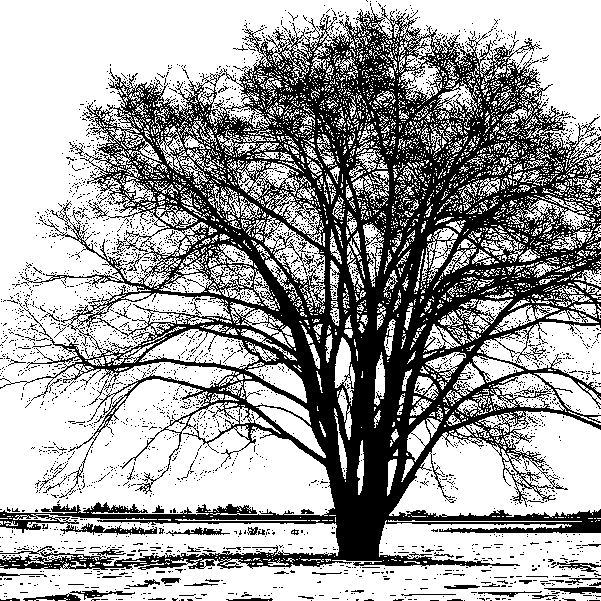
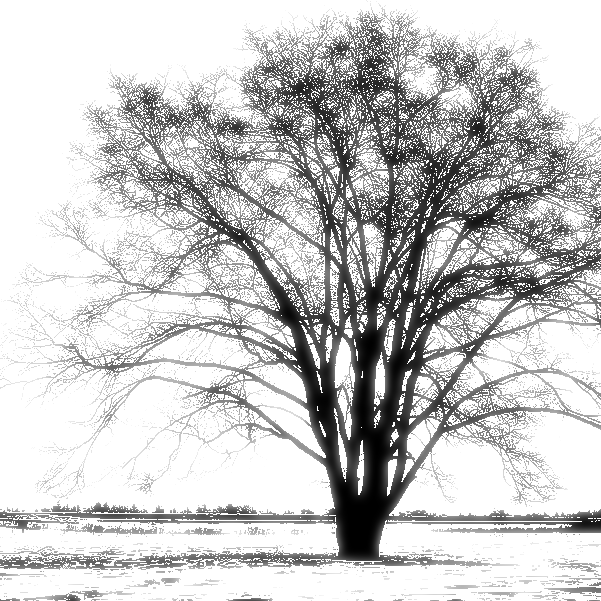
Revision of a layered w=601, h=601 image; what changed, layer by layer:
painted on "图层 2" over 0, 0, 601, 601
